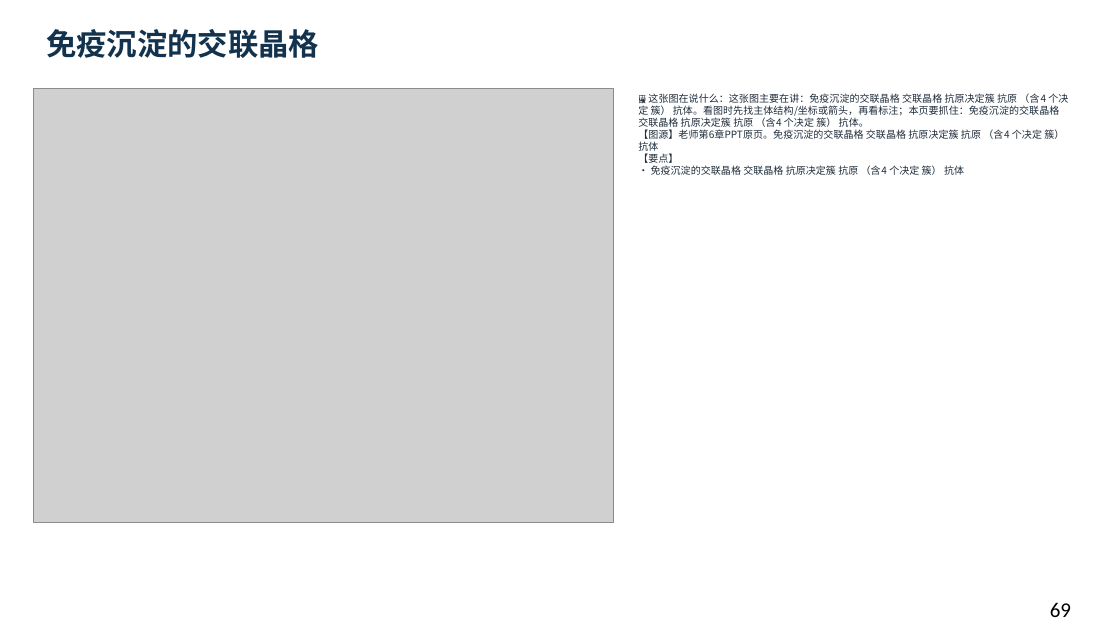
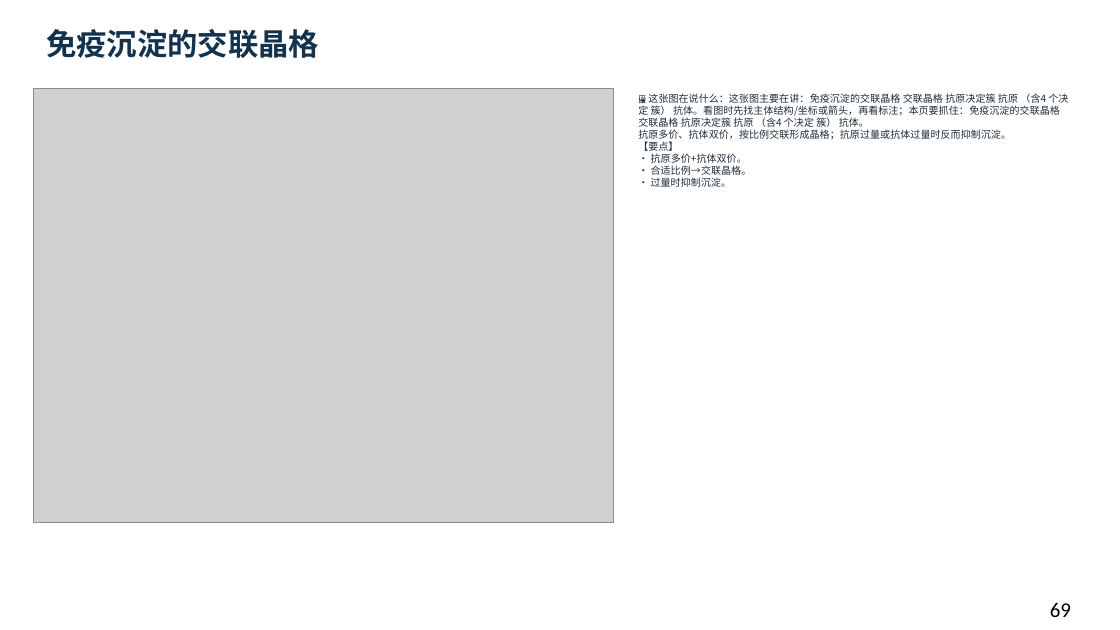
Before and after one commit to newkan-li/Biochemistry, a slide deck: slide 69 of downloads/bc04-ai-style.pptx. Drawn at 1120x630 pixels with LibreOffice and Linux fonts; fonts in the diff are those of the drawing; grey boxes stand for pictures. Boxes give left, top, right and bottom in pixels: in the first picture for what was removed or moved away, otherwise in the second. Text is boxed around its words. In the diff, an @@ line names an element or a change of style, - is before the commit and + after.

```diff
--- a/downloads/bc04-ai-style.pptx
+++ b/downloads/bc04-ai-style.pptx
@@ text at (638,93,1068,187): text changed @@
-🖼 这张图在说什么：这张图主要在讲：免疫沉淀的交联晶格 交联晶格 抗原决定簇 抗原 （含4 个决定 簇） 抗体。看图时先找主体结构/坐标或箭头，再看标注；本页要抓住：免疫沉淀的交联晶格 交联晶格 抗原决定簇 抗原 （含4 个决定 簇） 抗体。
-【图源】老师第6章PPT原页。免疫沉淀的交联晶格 交联晶格 抗原决定簇 抗原 （含4 个决定 簇） 抗体
-【要点】
-• 免疫沉淀的交联晶格 交联晶格 抗原决定簇 抗原 （含4 个决定 簇） 抗体
+🖼 这张图在说什么：这张图主要在讲：免疫沉淀的交联晶格 交联晶格 抗原决定簇 抗原 （含4 个决定 簇） 抗体。看图时先找主体结构/坐标或箭头，再看标注；本页要抓住：免疫沉淀的交联晶格 交联晶格 抗原决定簇 抗原 （含4 个决定 簇） 抗体。
+抗原多价、抗体双价，按比例交联形成晶格；抗原过量或抗体过量时反而抑制沉淀。
+【要点】
+• 抗原多价+抗体双价。
+• 合适比例→交联晶格。
+• 过量时抑制沉淀。
```
Also in this commit, not shown: 16 other slides changed, 6 slides added, 6 other files.
